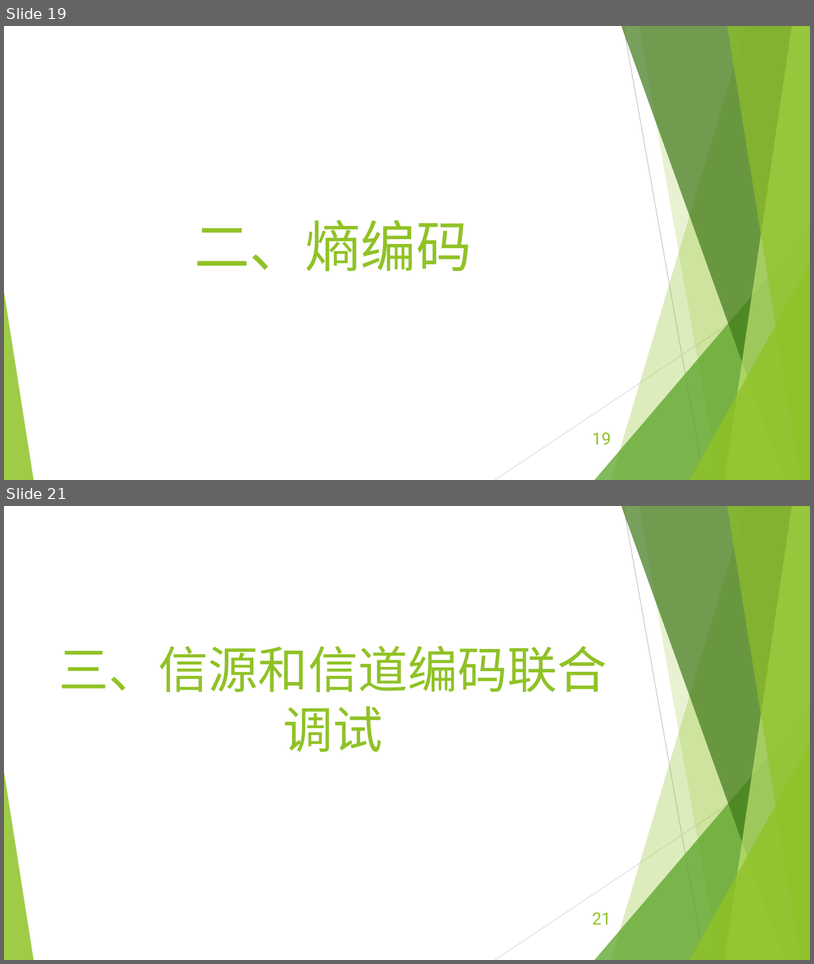
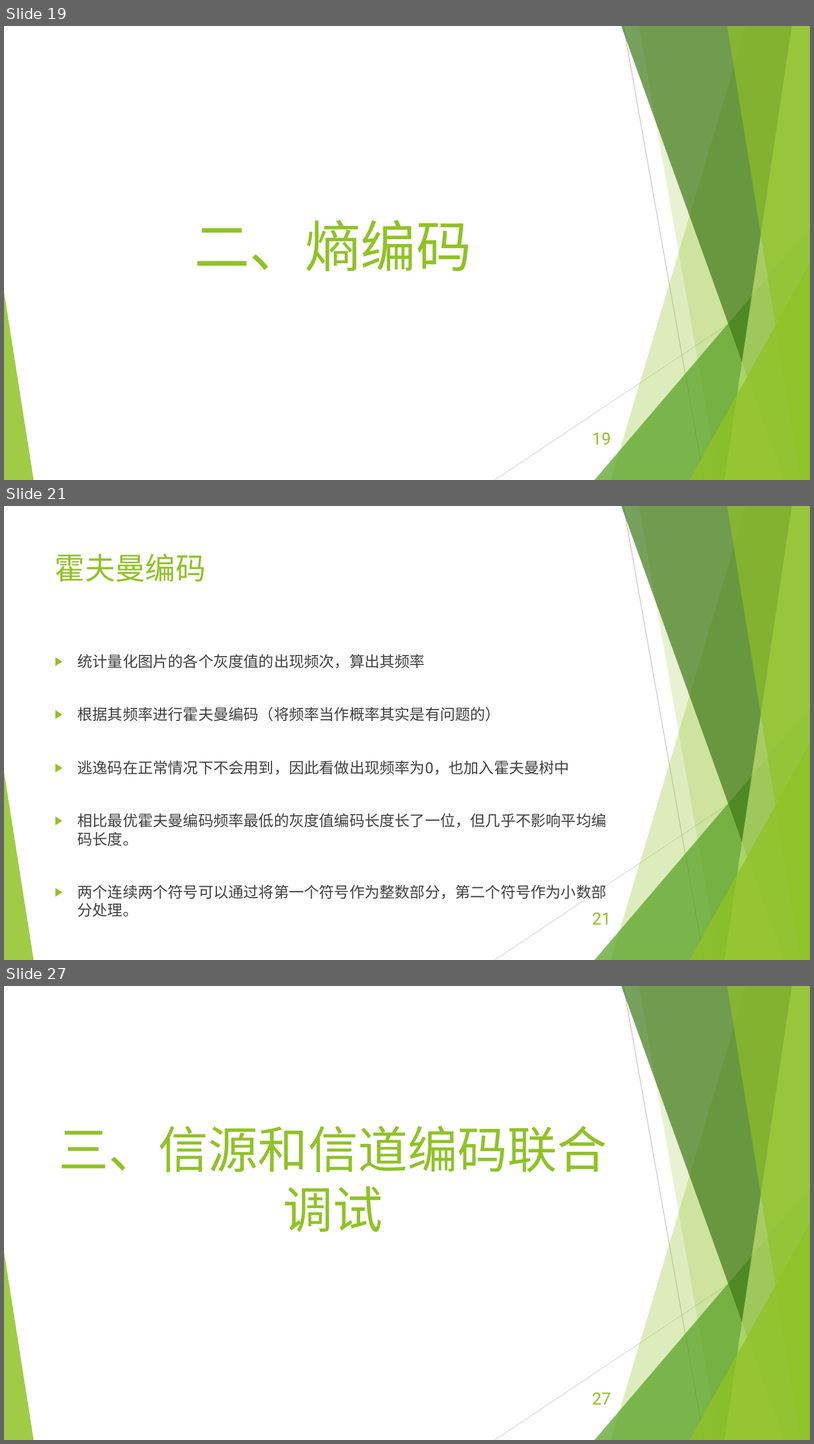
Before and after one commit to EECodingPresentation/project3, a slide deck: 展示报告.pptx. Shown one above the other, each under a label of ours: slides 19 and 21 before the commit, slides 19, 21 and 27 after it; the slides between them are not shown. The pictures are 814x964 and 814x1444 pixels, drawn with LibreOffice and Linux fonts; fonts in the diff are those of the drawing. Boxes give left, top, right and bottom in pixels: in the first picture for what was removed or moved away, otherwise in the second. Text is boxed around its words. In the diff, an @@ line names an element or a change of style, - is before the commit and + after.

Commit message:
修正双符号一个错误，增加计算信息熵

```diff
--- a/展示报告.pptx
+++ b/展示报告.pptx
@@ slide 21 added at bbox=[4, 506, 810, 960], background #FFFFFF; not listed: 10 template elements that a slide beside it also shows @@
@@ title added at bbox=[55, 553, 206, 582], 36 pt, text #90C226 @@
+霍夫曼编码
@@ text added at bbox=[78, 654, 607, 899], 18 pt, text #404040 @@
+▶ 统计量化图片的各个灰度值的出现频次，算出其频率
+▶ 根据其频率进行霍夫曼编码（将频率当作概率其实是有问题的）
+▶ 逃逸码在正常情况下不会用到，因此看做出现频率为0，也加入霍夫曼树中
+▶ 相比最优霍夫曼编码频率最低的灰度值编码长度长了一位，但几乎不影响平均编码长度。
+▶ 两个连续两个符号可以通过将第一个符号作为整数部分，第二个符号作为小数部分处理。
@@ page number added at bbox=[593, 912, 611, 924], 20 pt, text #90C226 @@
+21
@@ what was slide 21 is now slide 27 @@
@@ page number at bbox=[593, 1392, 611, 1404]: text changed @@
-21
+27
```
Also in this commit, not shown: 6 other slides added, 1 slide removed, 8 other files.
